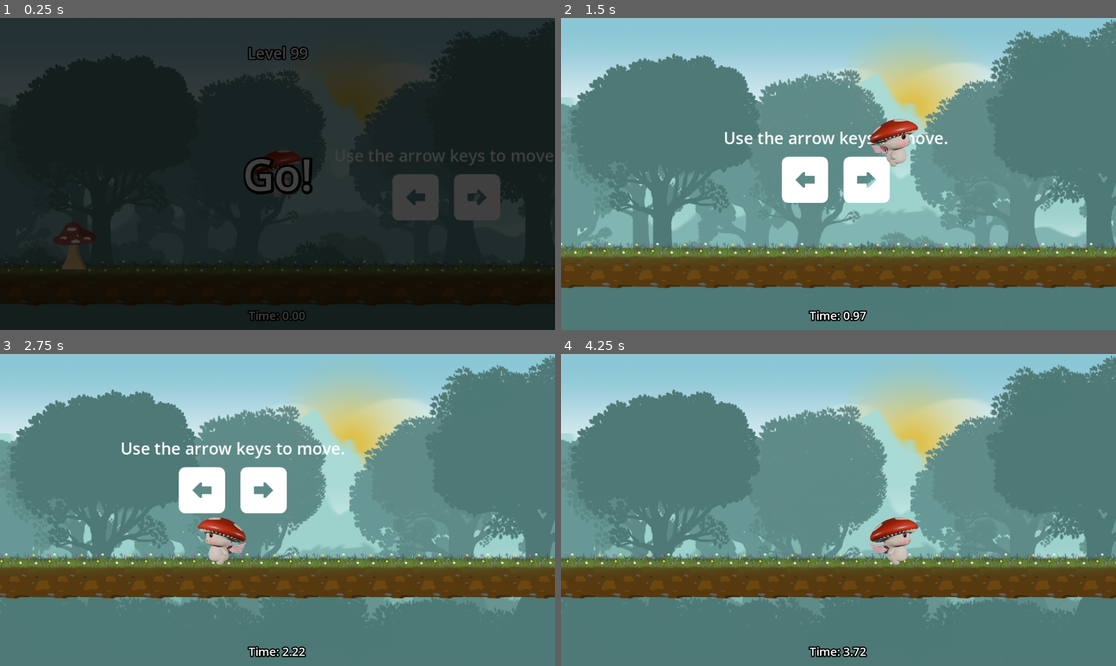
Above: before the commit, frames 1-4 (two rows, left to right).
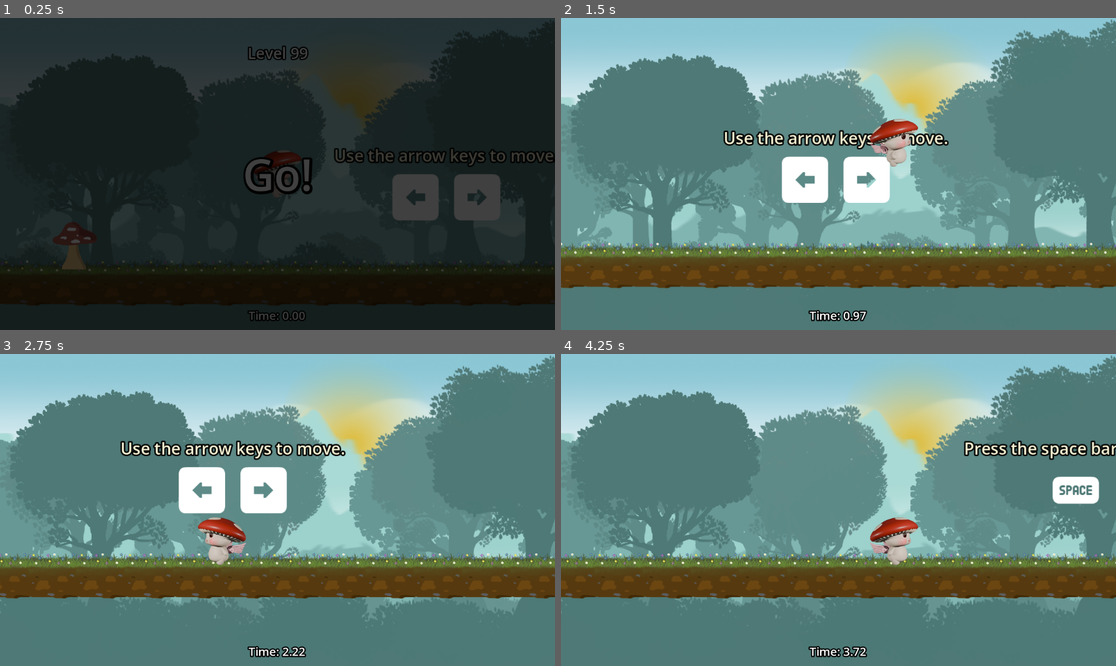
Above: after the commit, the same moments.

Repository: dustngroh/CapstoneProject
Game: Godot game, scene res://scenes/levels/alternate_levels/tutorial_level.tscn
The game is run twice, just before and just after one commit, with the same random seed, the same clock (stepped at 60 frames per second) and the same inputs. This scene is started directly instead of the project's main scene.
Inputs:
- Up to frame 1 (0.25 s): no input
- Up to frame 2 (1.5 s): tap Space (jump) at 0.5, 0.77, 1.25 s; hold Right (walk_right) from 0.53 s (still down)
- Up to frame 3 (2.75 s): tap Space (jump) at 1.52, 2 s; release Right (walk_right) at 2.03 s; hold Left (walk_left) from 2.03 s (still down)
- Up to frame 4 (4.25 s): tap Space (jump) at 2.75, 3.02, 3.5, 3.77 s; release Left (walk_left) at 2.78 s; hold Right (walk_right) from 2.78 s (still down)

The runs differ from the first frame. In frame 1, 0.6% of the frame differs, in the area x 60-100%, y 41-48%; in frame 2, 1.2%; in frame 3, 1.4%; in frame 4, 1.7%, in the area x 72-100%, y 27-49%.

Commit message:
Make tutorial text more readable.

Diff:
--- /dev/null
+++ b/run-game/assets/themes/tutorial_theme.tres
@@ -0,0 +1,5 @@
+[gd_resource type="Theme" format=3 uid="uid://p6jcm78toxqj"]
+
+[resource]
+RichTextLabel/colors/default_color = Color(0.980392, 0.964706, 0.843137, 1)
+RichTextLabel/constants/outline_size = 12
--- a/run-game/scenes/levels/alternate_levels/tutorial_level.tscn
+++ b/run-game/scenes/levels/alternate_levels/tutorial_level.tscn
@@ -1,9 +1,10 @@
-[gd_scene load_steps=8 format=4 uid="uid://sdtdge5m46ya"]
+[gd_scene load_steps=9 format=4 uid="uid://sdtdge5m46ya"]
 
 [ext_resource type="PackedScene" uid="uid://ds5twxhi7yq7j" path="res://scenes/levels/BaseLevel.tscn" id="1_n6lyj"]
 [ext_resource type="PackedScene" uid="uid://cv0g3jhsyp68l" path="res://scenes/entities/structures/checkpoint.tscn" id="2_fnwc6"]
 [ext_resource type="TileSet" uid="uid://kgj2kuo4olk6" path="res://assets/level/forest_tile_set.tres" id="2_vrf37"]
 [ext_resource type="Script" path="res://scenes/entities/structures/hidden_spawner.gd" id="3_p7n7n"]
+[ext_resource type="Theme" uid="uid://p6jcm78toxqj" path="res://assets/themes/tutorial_theme.tres" id="4_cpwgt"]
 [ext_resource type="PackedScene" uid="uid://dwj6wpsg7ppp6" path="res://scenes/entities/obstacles/mushroom_spawner.tscn" id="5_ekb5h"]
 [ext_resource type="PackedScene" uid="uid://vih42f7l4t7b" path="res://scenes/entities/structures/spring.tscn" id="6_xwkxa"]
 
@@ -19,7 +20,7 @@
 position = Vector2(-229.499, -78.3602)
 
 [node name="WinZone" parent="." index="5"]
-position = Vector2(11754, -15)
+position = Vector2(12024, -15)
 
 [node name="Checkpoint" parent="." index="6" instance=ExtResource("2_fnwc6")]
 position = Vector2(3262, 23)
@@ -41,16 +42,18 @@
 offset_top = -141.0
 offset_right = 417.0
 offset_bottom = 163.0
+theme = ExtResource("4_cpwgt")
 theme_override_font_sizes/normal_font_size = 34
 bbcode_enabled = true
 text = "[center]Use the arrow keys to move.
 [img]res://assets/ui/keyboard_arrow_left.png[/img][img]res://assets/ui/keyboard_arrow_right.png[/img][/center]"
 
 [node name="SpaceBarText" type="RichTextLabel" parent="." index="13"]
-offset_left = 1745.0
+offset_left = 1301.0
 offset_top = -141.0
-offset_right = 2336.0
+offset_right = 1892.0
 offset_bottom = 163.0
+theme = ExtResource("4_cpwgt")
 theme_override_font_sizes/normal_font_size = 34
 bbcode_enabled = true
 text = "[center]Press the space bar to jump.
@@ -61,6 +64,7 @@
 offset_top = -141.0
 offset_right = 10260.0
 offset_bottom = 163.0
+theme = ExtResource("4_cpwgt")
 theme_override_font_sizes/normal_font_size = 34
 bbcode_enabled = true
 text = "[center]Press Esc anytime to pause or return to the main menu.
@@ -71,6 +75,7 @@
 offset_top = -141.0
 offset_right = 3593.0
 offset_bottom = 163.0
+theme = ExtResource("4_cpwgt")
 theme_override_font_sizes/normal_font_size = 34
 bbcode_enabled = true
 text = "[center]You'll respawn at checkpoints if you fall![/center]"
@@ -80,6 +85,7 @@
 offset_top = -141.0
 offset_right = 4686.0
 offset_bottom = 163.0
+theme = ExtResource("4_cpwgt")
 theme_override_font_sizes/normal_font_size = 34
 bbcode_enabled = true
 text = "[center]Avoid obstacles to keep your speed up![/center]"
@@ -89,15 +95,17 @@
 offset_top = -141.0
 offset_right = 7914.0
 offset_bottom = 163.0
+theme = ExtResource("4_cpwgt")
 theme_override_font_sizes/normal_font_size = 34
 bbcode_enabled = true
 text = "[center]Use the spring to bounce up![/center]"
 
 [node name="WinText" type="RichTextLabel" parent="." index="18"]
-offset_left = 11573.0
+offset_left = 11048.0
 offset_top = -159.0
-offset_right = 12137.0
+offset_right = 11612.0
 offset_bottom = 145.0
+theme = ExtResource("4_cpwgt")
 theme_override_font_sizes/normal_font_size = 34
 bbcode_enabled = true
 text = "[center]Reach the win zone as fast as possible to finish the level![/center]"
@@ -113,6 +121,7 @@
 [node name="MushroomSpawner" parent="." index="20" instance=ExtResource("5_ekb5h")]
 position = Vector2(4044, -47)
 spawn_count = 5
+cooldown = 50.0
 
 [node name="Spring" parent="." index="21" instance=ExtResource("6_xwkxa")]
 position = Vector2(7643, 23)
--- a/run-game/scenes/main/MainMenu.tscn
+++ b/run-game/scenes/main/MainMenu.tscn
@@ -94,7 +94,7 @@
 [node name="LevelSelectButton" type="Button" parent="MiddleContainer/MenuButtonContainer"]
 layout_mode = 2
 theme = ExtResource("4_t272i")
-text = "Level Select"
+text = "Select Level"
 
 [node name="EndlessRunButton" type="Button" parent="MiddleContainer/MenuButtonContainer"]
 layout_mode = 2
Not shown, changed: docs/index.html
Not shown, changed: docs/index.pck
